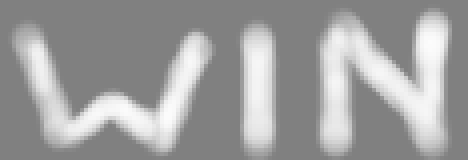
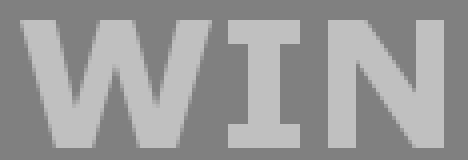
Two versions of the same layered image (468x160). Layer-by-layer changes:
added layer "WIN" (50%) above "Layer" over bbox(20, 20, 444, 148)
hid "Pasted Layer" over bbox(8, 4, 452, 160)
